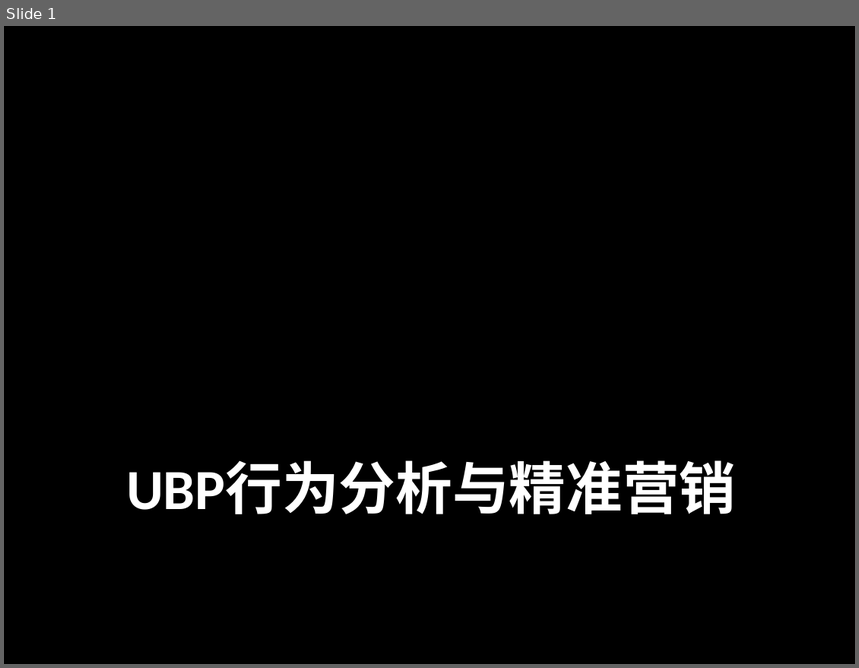
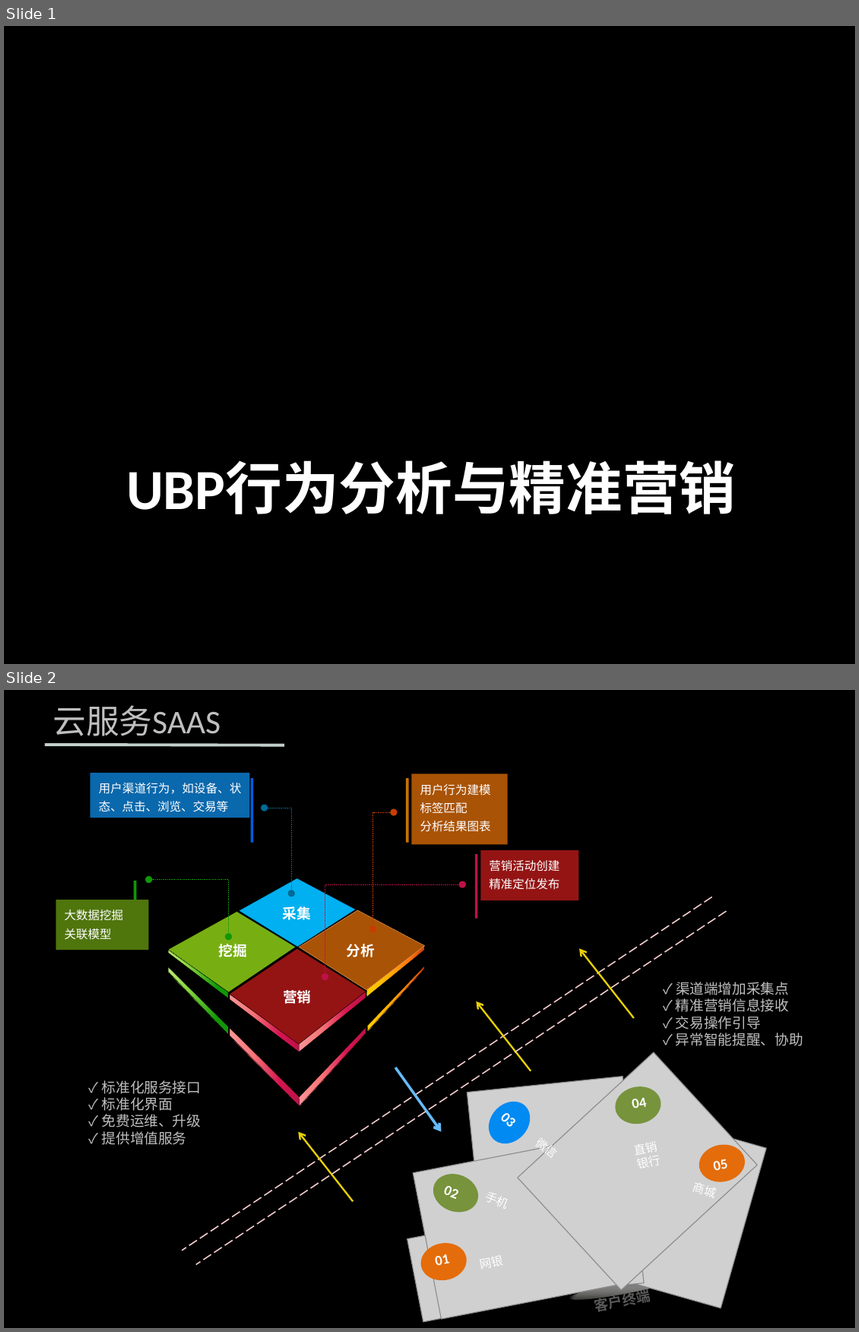
Before and after one commit to zhenghong/UBP, a slide deck: 营销.pptx. Shown one above the other, each under a label of ours: slide 1 before the commit, slides 1 and 2 after it. The pictures are 859x668 and 859x1332 pixels, drawn with LibreOffice and Linux fonts; fonts in the diff are those of the drawing; grey boxes stand for pictures; background and template pictures are left out. Boxes give left, top, right and bottom in pixels: in the first picture for what was removed or moved away, otherwise in the second. Text is boxed around its words. In the diff, an @@ line names an element or a change of style, - is before the commit and + after.

```diff
--- a/营销.pptx
+++ b/营销.pptx
@@ slide 2 added at <box>4,690,855,1328</box>, background picture (left out) @@
@@ text added at <box>53,705,221,736</box>, 28 pt, text #BFBFBF @@
+云服务SAAS
@@ line added from (45, 745) to (284, 745), #C1D0CA 2.5 pt @@
@@ group added at <box>56,773,579,1106</box>: 16 freeform shapes, 8 rectangles, 4 texts @@
+营销
+挖掘
+分析
+采集
+用户渠道行为，如设备、状态、点击、浏览、交易等
+大数据挖掘
+关联模型
+用户行为建模
+标签匹配
+分析结果图表
+营销活动创建
+精准定位发布
@@ line added from (712, 897) to (182, 1251), #F8CDCD 1 pt dashed @@
@@ line added from (727, 911) to (196, 1265), #F8CDCD 1 pt dashed @@
@@ arrow added from (634, 1018) to (579, 948), #E7CF08 1.5 pt @@
@@ text added at <box>676,982,804,1046</box>, 12 pt, text #BFBFBF @@
+✓ 渠道端增加采集点
+✓ 精准营销信息接收
+✓ 交易操作引导
+✓ 异常智能提醒、协助
@@ arrow added from (531, 1072) to (477, 1002), #E7CF08 1.5 pt @@
@@ arrow added from (395, 1068) to (442, 1132), #67BAF6 2.25 pt @@
@@ text added at <box>102,1081,202,1145</box>, 12 pt, text #BFBFBF @@
+✓ 标准化服务接口
+✓ 标准化界面
+✓ 免费运维、升级
+✓ 提供增值服务
@@ arrow added from (353, 1201) to (299, 1132), #E7CF08 1.5 pt @@
@@ group added at <box>408,1053,767,1322</box>: 11 texts, 6 ellipses, 5 pictures @@
+01
+02
+03
+04
+05
+网银
+手机
+微信
+直销
+银行
+商城
+客户终端
```
Also in this commit, not shown: 5 slides changed, 1 slide removed.
